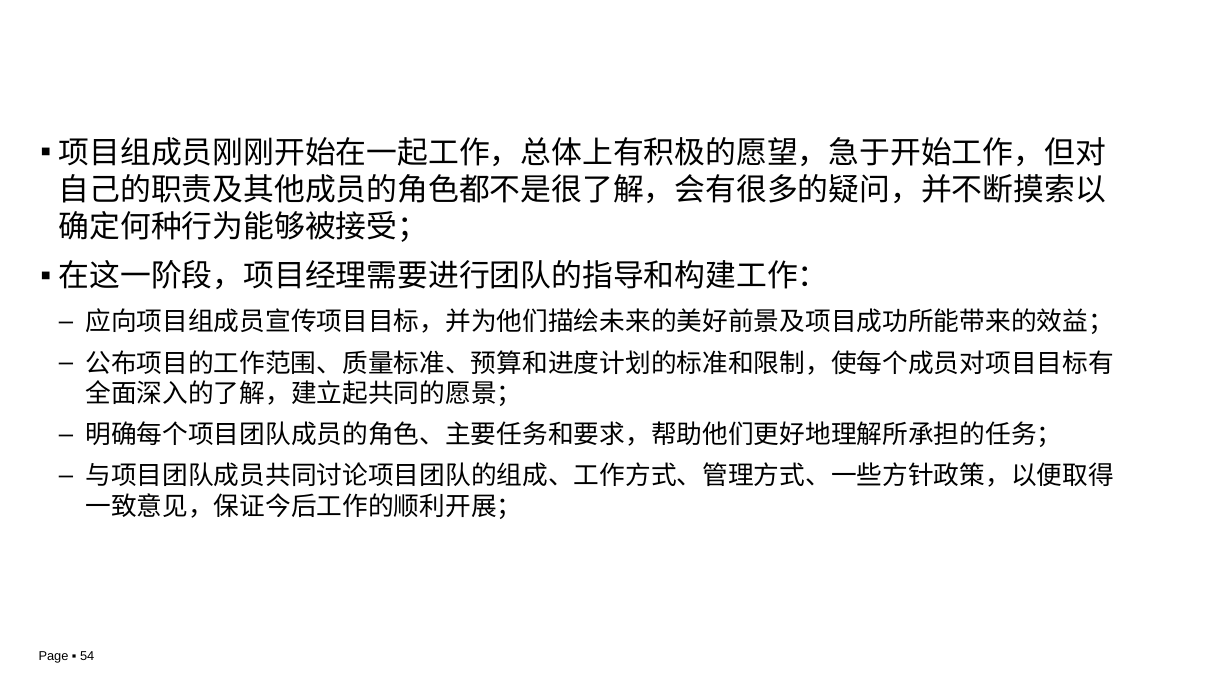
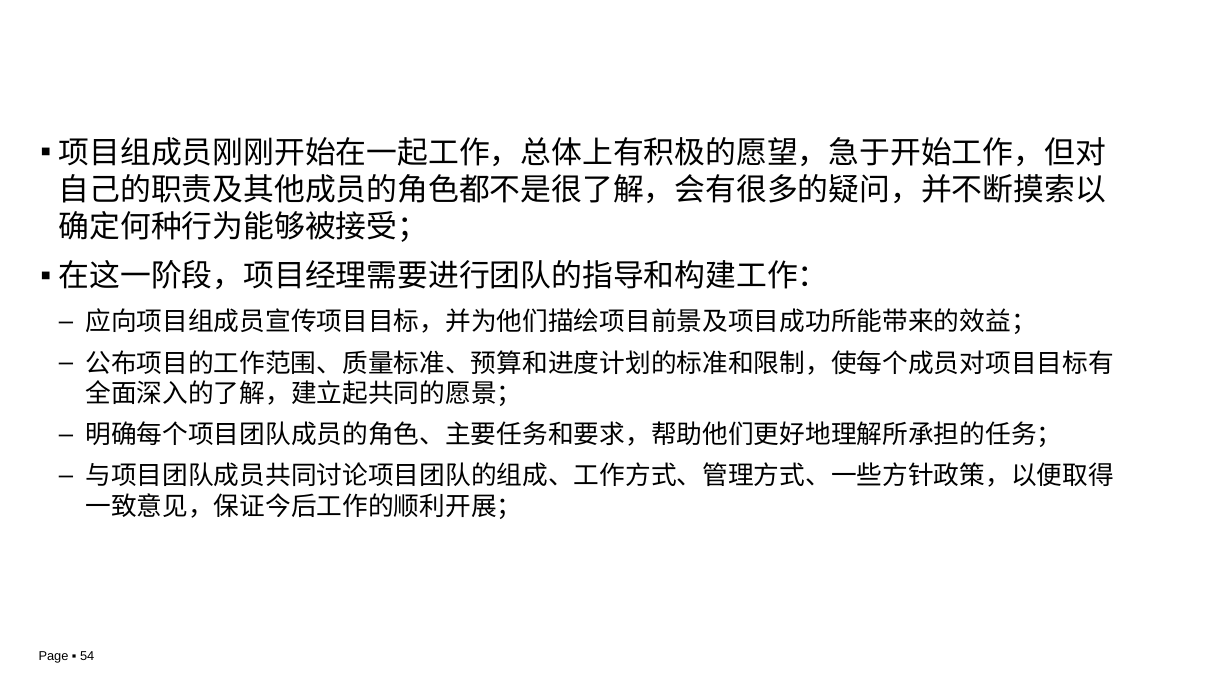
Before and after one commit to edu2act/course-IT-Project-Management, a slide deck: slide 54 of materials/slides/ch04.pptx. Drawn at 1232x693 pixels with LibreOffice and Linux fonts; fonts in the diff are those of the drawing; background and template pictures are left out. Boxes give left, top, right and bottom in pixels: in the first picture for what was removed or moved away, otherwise in the second. Text is boxed around its words. In the diff, an @@ line names an element or a change of style, - is before the commit and + after.

```diff
--- a/materials/slides/ch04.pptx
+++ b/materials/slides/ch04.pptx
@@ text at (85, 308, 1036, 334): text changed @@
-  – 应向项目组成员宣传项目目标，并为他们描绘未来的美好前景及项目成功所能带来的效益；
+  – 应向项目组成员宣传项目目标，并为他们描绘项目前景及项目成功所能带来的效益；
```
Also in this commit, not shown: 7 other slides changed.
